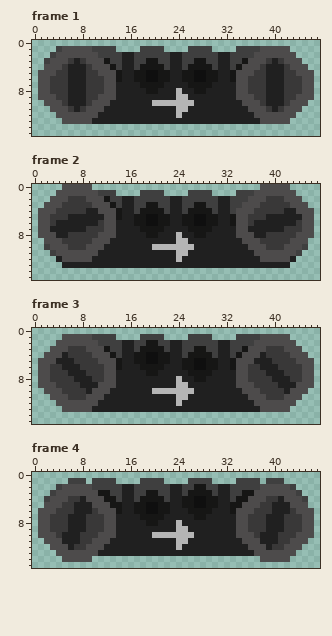
Two states of a pixel-art file, levels_and_level_objects/belt/belt.aseprite. Above is the file before it was changed.
48x16 pixels, 6 frames. Shown: frame 1, frame 2, frame 3, frame 4. The commit also changed other frames, which this record leaves out.
Once edited:
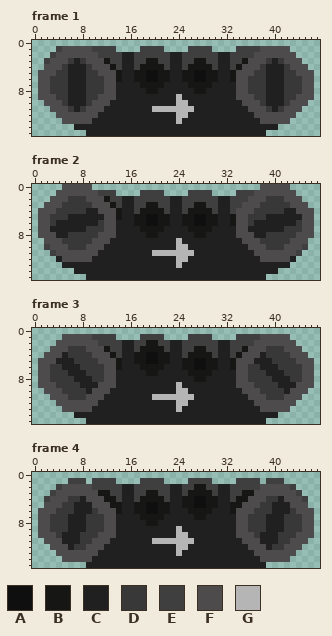
Palette (. is transparent): A #0f0f0f  B #161615  C #202020  D #393838  E #3f3f3f  F #4d4b4b  G #b5b5b5
Diff:
layer "Layer 11" added
--- frame 1, layers "Layer 9", "Layer 11"
@@ x 0..47 @@
  7 .FFDDDCCCDDDFFCCCCBBBBCCCCBBBBCCCCFFDDDCCCDDDFF.
- 8 .FFDDDCCCDDDFFCCCCCBBCCCGCCBBCCCCCFFDDDCCCDDDFF.
- 9 .FFFDDCCCDDFFFCCCCCCCCCCGGCCCCCCCCFFFDDCCCDDFFF.
-10 ..FFFDCCCDFFFCCCCCCCGGGGGGGCCCCCCCCFFFDCCCDFFF..
-11 ...FFFDCDFFFCCCCCCCCCCCCGGCCCCCCCCCCFFFDCDFFF...
-12 ....FFFFFFFCCCCCCCCCCCCCGCCCCCCCCCCCCFFFFFFF....
-13 .....FFFFFCCCCCCCCCCCCCCCCCCCCCCCCCCCCFFFFF.....
-14 ................................................
-15 ................................................
+ 8 .FFDDDCCCDDDFFCCCCCBBCCCCCCBBCCCCCFFDDDCCCDDDFF.
+ 9 .FFFDDCCCDDFFFCCCCCCCCCCGCCCCCCCCCFFFDDCCCDDFFF.
+10 ..FFFDCCCDFFFCCCCCCCCCCCGGCCCCCCCCCFFFDCCCDFFF..
+11 ...FFFDCDFFFCCCCCCCCGGGGGGGCCCCCCCCCFFFDCDFFF...
+12 ....FFFFFFFCCCCCCCCCCCCCGGCCCCCCCCCCCFFFFFFF....
+13 .....FFFFFCCCCCCCCCCCCCCGCCCCCCCCCCCCCFFFFF.....
+14 .......CCCCCCCCCCCCCCCCCCCCCCCCCCCCCCCCCC.......
+15 .........CCCCCCCCCCCCCCCCCCCCCCCCCCCCCC.........
--- frame 2, layers "Layer 9", "Layer 11"
@@ x 0..47 @@
  7 .FFCCCCCCDDDFFCCCCBBBBCCCCBBBBCCCCFFCCCCCCDDDFF.
- 8 .FFFCCDDDDDFFFCCCCCBBCCCGCCBBCCCCCFFFCCDDDDDFFF.
- 9 ..FFFDDDDDFFFCCCCCCCCCCCGGCCCCCCCCCFFFDDDDDFFF..
-10 ..EFFFDDDFFFCCCCCCCCGGGGGGGCCCCCCCCCFFFDDDFFFE..
-11 ...EFFFFFFFCCCCCCCCCCCCCGGCCCCCCCCCCCFFFFFFFE...
-12 ....CFFFFFCCCCCCCCCCCCCCGCCCCCCCCCCCCCFFFFFC....
-13 .....CCCCCCCCCCCCCCCCCCCCCCCCCCCCCCCCCCCCCC.....
-14 ................................................
-15 ................................................
+ 8 .FFFCCDDDDDFFFCCCCCBBCCCCCCBBCCCCCFFFCCDDDDDFFF.
+ 9 ..FFFDDDDDFFFCCCCCCCCCCCGCCCCCCCCCCFFFDDDDDFFF..
+10 ..EFFFDDDFFFCCCCCCCCCCCCGGCCCCCCCCCCFFFDDDFFFE..
+11 ...EFFFFFFFCCCCCCCCCGGGGGGGCCCCCCCCCCFFFFFFFE...
+12 ....CFFFFFCCCCCCCCCCCCCCGGCCCCCCCCCCCCFFFFFC....
+13 .....CCCCCCCCCCCCCCCCCCCGCCCCCCCCCCCCCCCCCC.....
+14 .......CCCCCCCCCCCCCCCCCCCCCCCCCCCCCCCCCC.......
+15 .........CCCCCCCCCCCCCCCCCCCCCCCCCCCCCC.........
--- frame 3, layers "Layer 9", "Layer 11"
@@ x 0..47 @@
  7 .FFDDDCCCDDDFFCCCCCBBCCCCCBBBBCCCCFFDDDCCCDDDFF.
- 8 .FFDDDDCCCDDFFCCCCCCCCCCGCCBBCCCCCFFDDDDCCCDDFF.
- 9 .FFFDDDDCCCFFFCCCCCCCCCCGGCCCCCCCCFFFDDDDCCCFFF.
-10 ..FFFDDDDCFFFCCCCCCCGGGGGGGCCCCCCCCFFFDDDDCFFF..
-11 ...FFFDDDFFFCCCCCCCCCCCCGGCCCCCCCCCCFFFDDDFFF...
-12 ....FFFFFFFCCCCCCCCCCCCCGCCCCCCCCCCCCFFFFFFF....
-13 .....FFFFFCCCCCCCCCCCCCCCCCCCCCCCCCCCCFFFFF.....
-14 ................................................
-15 ................................................
+ 8 .FFDDDDCCCDDFFCCCCCCCCCCCCCBBCCCCCFFDDDDCCCDDFF.
+ 9 .FFFDDDDCCCFFFCCCCCCCCCCGCCCCCCCCCFFFDDDDCCCFFF.
+10 ..FFFDDDDCFFFCCCCCCCCCCCGGCCCCCCCCCFFFDDDDCFFF..
+11 ...FFFDDDFFFCCCCCCCCGGGGGGGCCCCCCCCCFFFDDDFFF...
+12 ....FFFFFFFCCCCCCCCCCCCCGGCCCCCCCCCCCFFFFFFF....
+13 .....FFFFFCCCCCCCCCCCCCCGCCCCCCCCCCCCCFFFFF.....
+14 .......CCCCCCCCCCCCCCCCCCCCCCCCCCCCCCCCCC.......
+15 .........CCCCCCCCCCCCCCCCCCCCCCCCCCCCCC.........
--- frame 4, layers "Layer 9", "Layer 11"
@@ x 0..47 @@
  7 .FFDDDCCCDDDFFCCCCBBBBCCCCCBBCCCCCFFDDDCCCDDDFF.
- 8 .FFDDDCCCDDDFFCCCCCBBCCCGCCCCCCCCCFFDDDCCCDDDFF.
- 9 .FFDDDCCCDDDFFCCCCCCCCCCGGCCCCCCCCFFDDDCCCDDDFF.
-10 .FFFDCCCDDDFFFCCCCCCGGGGGGGCCCCCCCFFFDCCCDDDFFF.
-11 ..FFFCCCDDFFFCCCCCCCCCCCGGCCCCCCCCCFFFCCCDDFFF..
-12 ...FFFCDDFFFCCCCCCCCCCCCGCCCCCCCCCCCFFFCDDFFF...
-13 ....FFFFFFFCCCCCCCCCCCCCCCCCCCCCCCCCCFFFFFFF....
-14 .....FFFFF............................FFFFF.....
-15 ................................................
+ 8 .FFDDDCCCDDDFFCCCCCBBCCCCCCCCCCCCCFFDDDCCCDDDFF.
+ 9 .FFDDDCCCDDDFFCCCCCCCCCCGCCCCCCCCCFFDDDCCCDDDFF.
+10 .FFFDCCCDDDFFFCCCCCCCCCCGGCCCCCCCCFFFDCCCDDDFFF.
+11 ..FFFCCCDDFFFCCCCCCCGGGGGGGCCCCCCCCFFFCCCDDFFF..
+12 ...FFFCDDFFFCCCCCCCCCCCCGGCCCCCCCCCCFFFCDDFFF...
+13 ....FFFFFFFCCCCCCCCCCCCCGCCCCCCCCCCCCFFFFFFF....
+14 .....FFFFFCCCCCCCCCCCCCCCCCCCCCCCCCCCCFFFFF.....
+15 .........CCCCCCCCCCCCCCCCCCCCCCCCCCCCCC.........
Pixel boxes of the changes (left, top, right, bottom) in both pictures:
changed: (74, 88, 278, 136)
changed: (74, 232, 278, 280)
changed: (74, 376, 278, 424)
changed: (86, 520, 266, 568)
